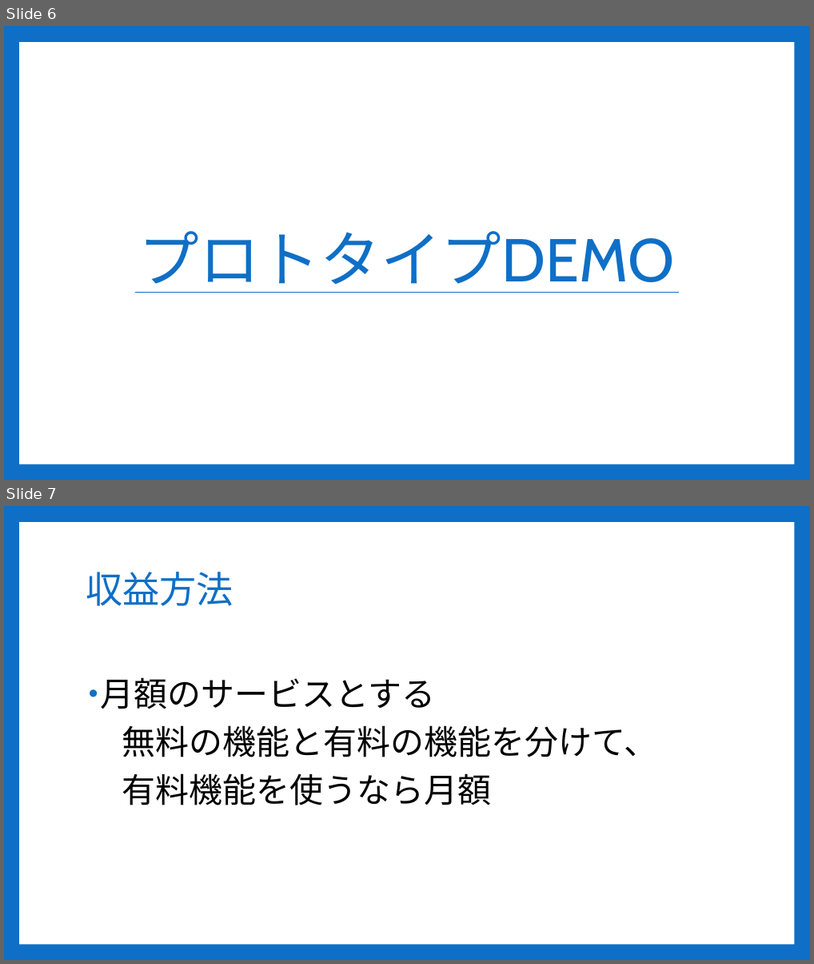
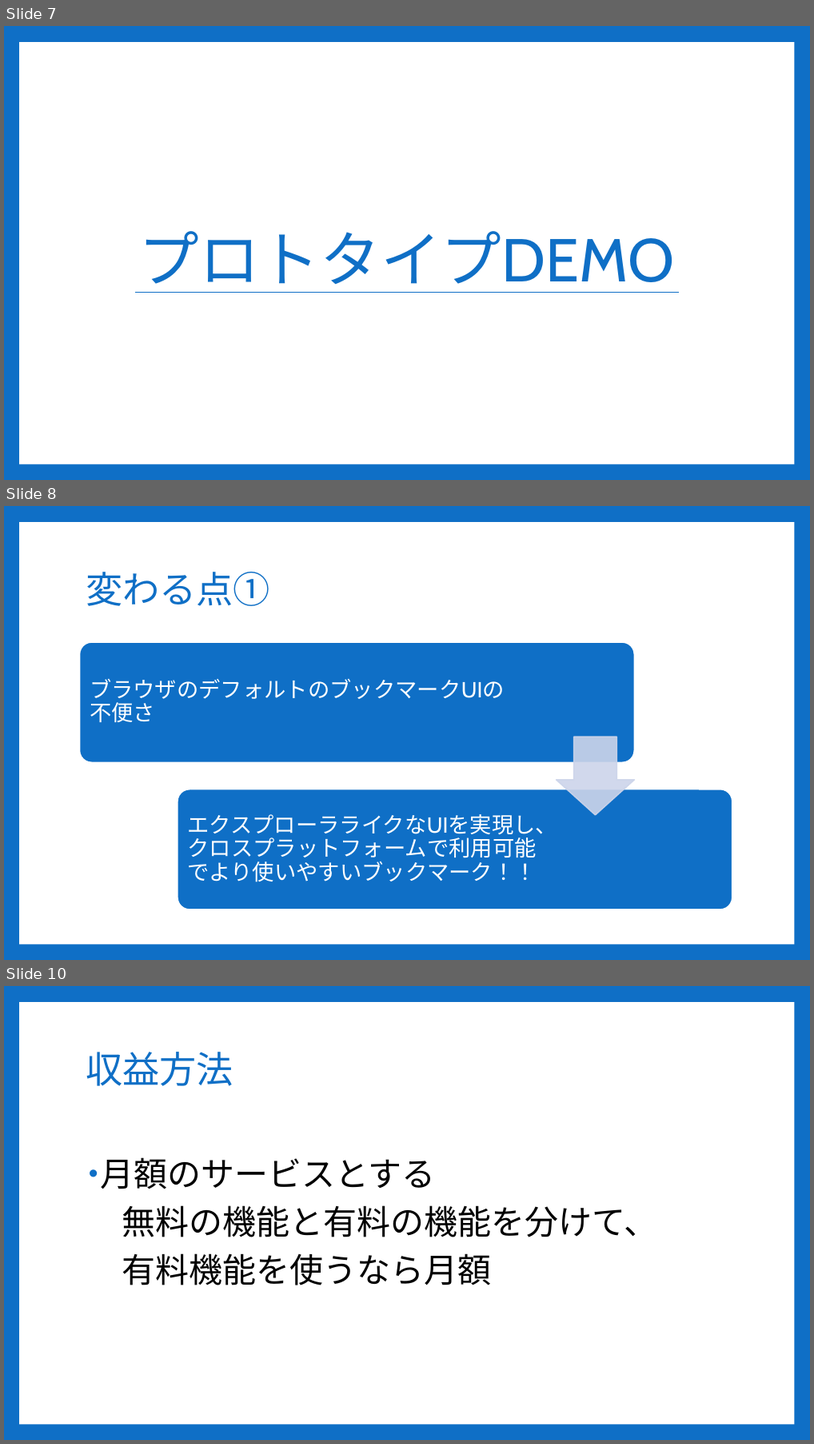
Before and after one commit to Sorarinu/ProjectP2016_F, a slide deck: production-idea/第3回中間発表.pptx. Shown one above the other, each under a label of ours: slides 6 and 7 before the commit, slides 7, 8 and 10 after it; the slides between them are not shown. The pictures are 814x964 and 814x1444 pixels, drawn with LibreOffice and Linux fonts; fonts in the diff are those of the drawing. Boxes give left, top, right and bottom in pixels: in the first picture for what was removed or moved away, otherwise in the second. Text is boxed around its words. In the diff, an @@ line names an element or a change of style, - is before the commit and + after.

Commit message:
Update 第三回中間発表スライド

```diff
--- a/production-idea/第3回中間発表.pptx
+++ b/production-idea/第3回中間発表.pptx
@@ slide 8 added at (x1=4, y1=506, x2=810, y2=960), background #0F6FC6; not listed: 1 template element that a slide beside it also shows @@
@@ title added at (x1=86, y1=572, x2=270, y2=606), 44 pt, text #0F6FC6 @@
+変わる点①
@@ group added at (x1=80, y1=642, x2=733, y2=909): 2 rounded rectangles, 2 texts, 1 down arrow @@
+ブラウザのデフォルトのブックマークUIの不便さ
+エクスプローラライクなUIを実現し、クロスプラットフォームで利用可能でより使いやすいブックマーク！！
@@ what was slide 6 is now slide 7 @@
@@ what was slide 7 is now slide 10 @@
```
Also in this commit, not shown: 2 other slides added.
